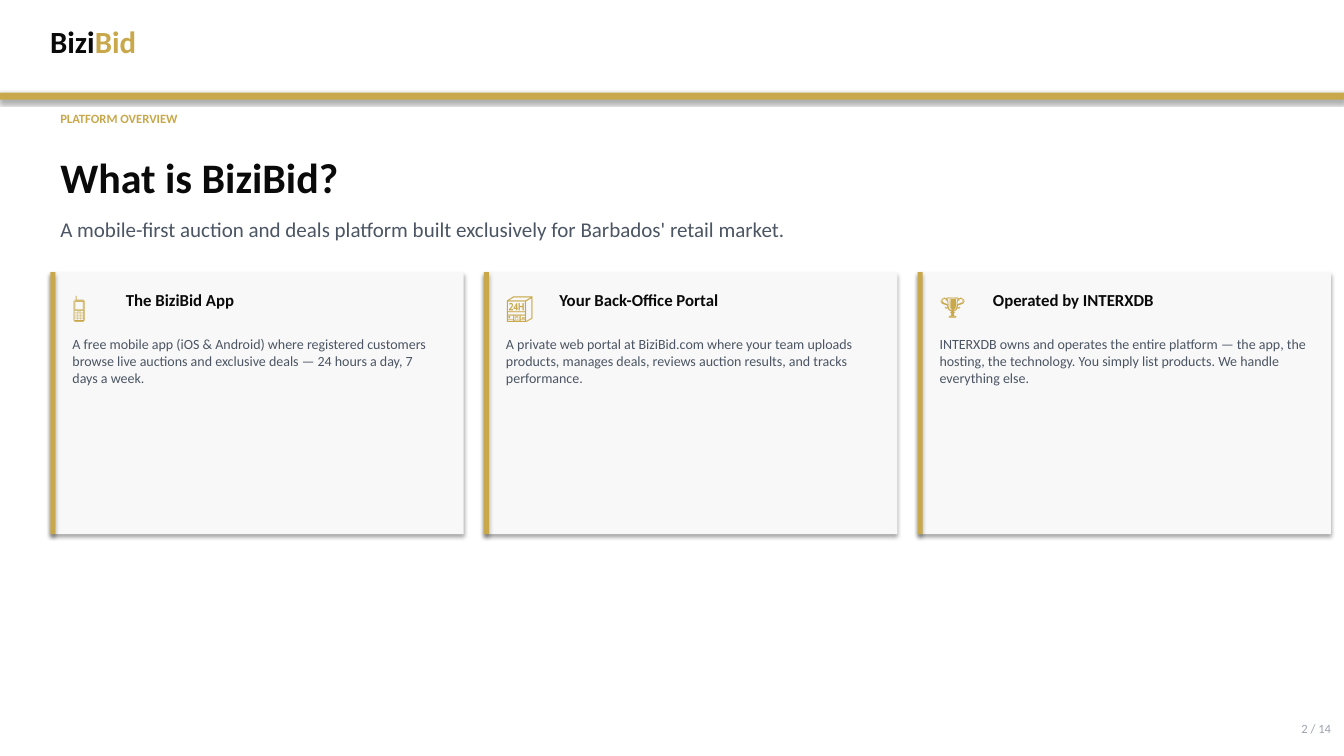
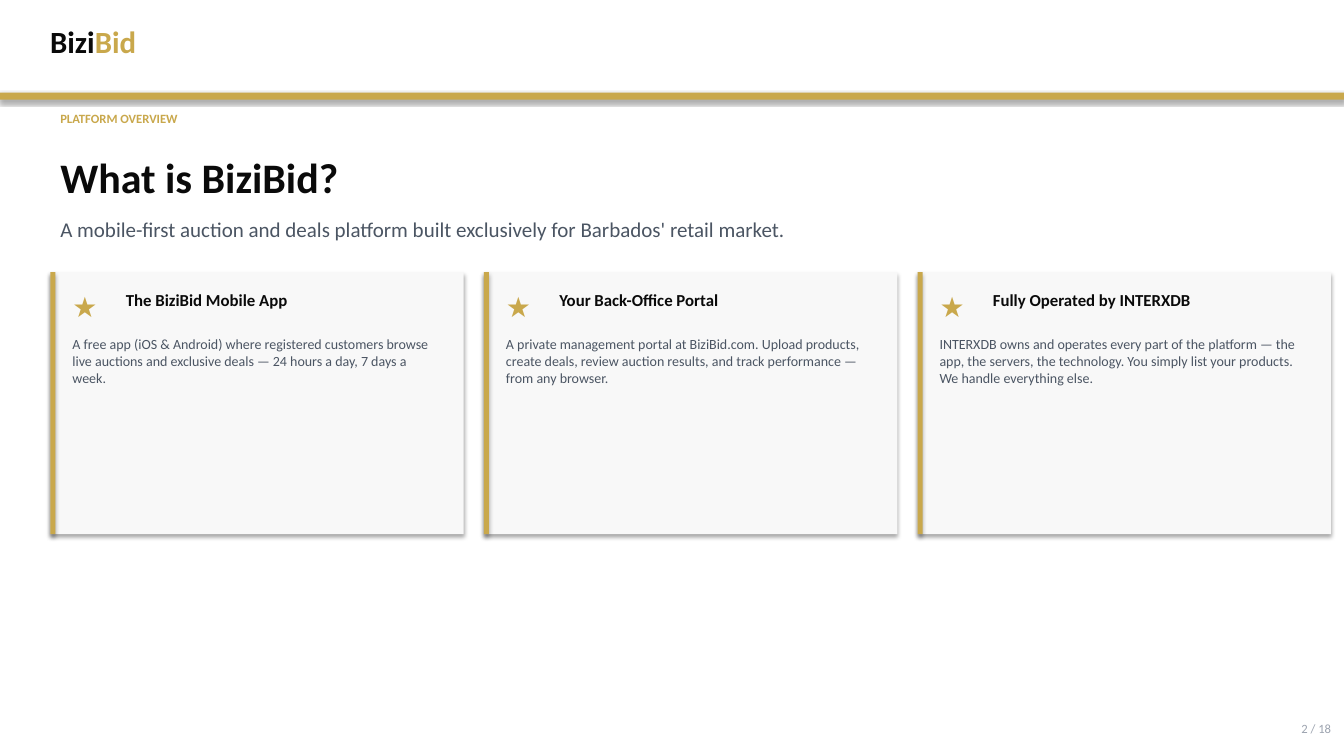
Before and after one commit to solarXpower/massy-pitch-demo, a slide deck: slide 2 of Marketing/BiziBid-Partner-Presentation.pptx. Drawn at 1344x756 pixels with LibreOffice and Linux fonts; fonts in the diff are those of the drawing. Boxes give left, top, right and bottom in pixels: in the first picture for what was removed or moved away, otherwise in the second. Text is boxed around its words. In the diff, an @@ line names an element or a change of style, - is before the commit and + after.

```diff
--- a/Marketing/BiziBid-Partner-Presentation.pptx
+++ b/Marketing/BiziBid-Partner-Presentation.pptx
@@ text at (63,284,113,330): text changed @@
-📱
+★
@@ text at (126,294,287,309): text changed @@
-The BiziBid App
+The BiziBid Mobile App
@@ text at (496,284,546,330): text changed @@
-🏪
+★
@@ text at (930,284,980,330): text changed @@
-🏆
+★
@@ text at (993,294,1191,309): text changed @@
-Operated by INTERXDB
+Fully Operated by INTERXDB
@@ text at (72,339,429,383): text changed @@
-A free mobile app (iOS & Android) where registered customers browse live auctions and exclusive deals — 24 hours a day, 7 days a week.
+A free app (iOS & Android) where registered customers browse live auctions and exclusive deals — 24 hours a day, 7 days a week.
@@ text at (506,339,859,385): text changed @@
-A private web portal at BiziBid.com where your team uploads products, manages deals, reviews auction results, and tracks performance.
+A private management portal at BiziBid.com. Upload products, create deals, review auction results, and track performance — from any browser.
@@ text at (940,339,1295,386): text changed @@
-INTERXDB owns and operates the entire platform — the app, the hosting, the technology. You simply list products. We handle everything else.
+INTERXDB owns and operates every part of the platform — the app, the servers, the technology. You simply list your products. We handle everything else.
@@ text at (1301,724,1331,733): text changed @@
-2 / 14
+2 / 18
```
Also in this commit, not shown: 10 other slides changed, 7 slides added, 3 slides removed, 2 other files.
